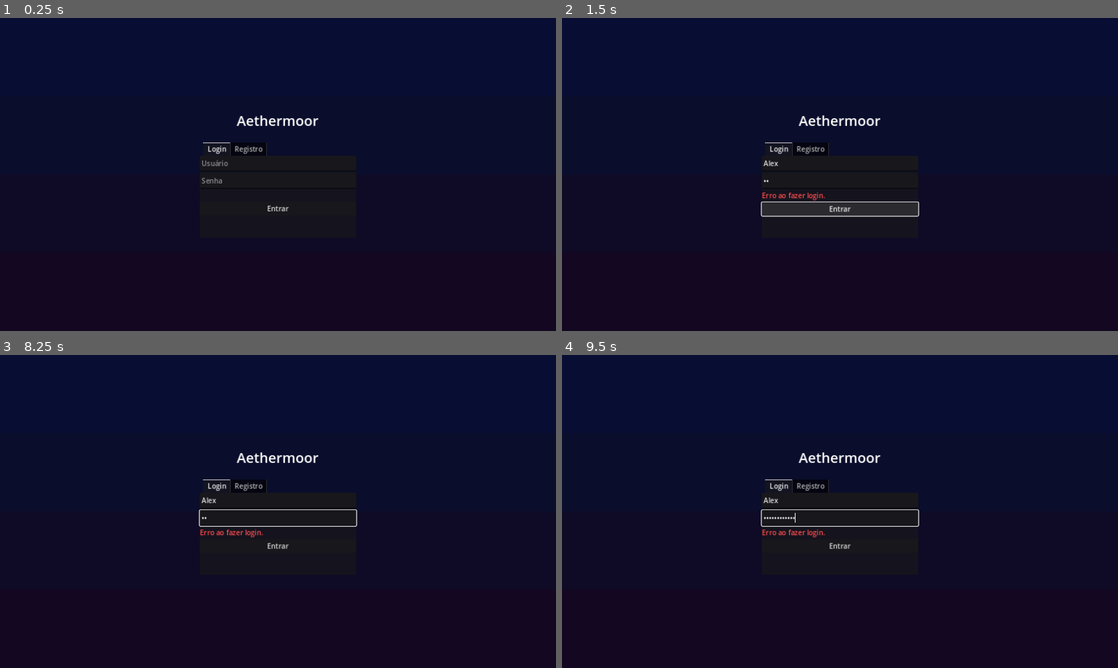
Above: before the commit, frames 1-4 (two rows, left to right).
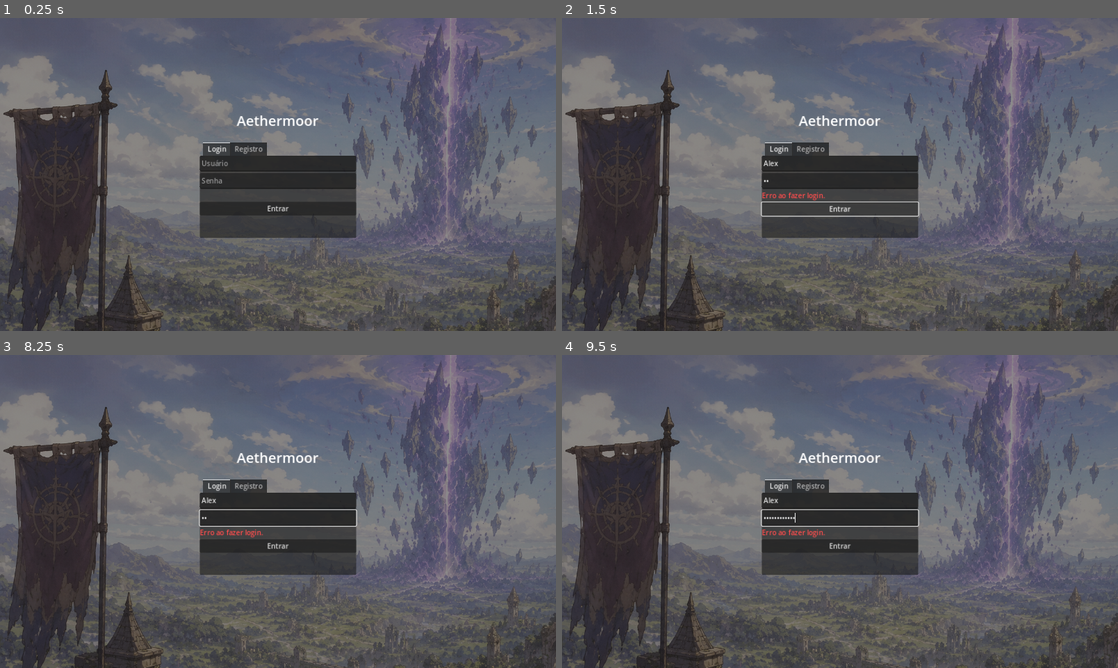
Above: after the commit, the same moments.

Repository: renash2me/Game-1.0
Game: Godot game, scene res://scenes/main_menu.tscn
Same seed, same stepped clock (60 frames per second), same inputs: the game is played once before the commit and once after it.
Inputs (mouse positions are in pixels of both pictures, inside the frame that each line leads up to):
- Up to frame 1 (0.25 s): no input
- Up to frame 2 (1.5 s): click (840, 165) at 0.52 s; type "Alex" at 0.6 s; click (840, 180) at 0.75 s; type "12" at 0.83 s; click "Entrar" at 1.25 s
- Up to frame 3 (8.25 s): click "Entrar" at 2 s; click "Entrar" at 2.75 s; tap Enter at 3.5, 5, 6.5 s; move the mouse to (400, 495) at 3.52 s; press the mouse at (400, 495) at 3.53 s; release the mouse at (400, 495) at 4.25 s; tap Space at 4.25, 5.75, 7.25 s; drag from (166, 527) to (250, 574) at 4.27 s; move the mouse to (333, 442) at 5.02 s; press the mouse at (333, 442) at 5.03 s; release the mouse at (333, 442) at 5.75 s; drag from (250, 574) to (111, 464) at 5.77 s; move the mouse to (444, 558) at 6.52 s; press the mouse at (444, 558) at 6.53 s; release the mouse at (444, 558) at 7.25 s; drag from (111, 464) to (194, 433) at 7.27 s; move the mouse to (305, 511) at 8.02 s; press the mouse at (305, 511) at 8.03 s
- Up to frame 4 (9.5 s): type "Aethermoor" at 8.75 s

The runs differ from the first frame. In frame 1, 96% of the frame differs, in the area x 0-100%, y 0-100%; in frame 2, 96%; in frame 3, 96%; in frame 4, 96%.

Commit message:
feat(client): imagem de fundo na tela de login
Adiciona arte conceitual do mundo Aethermoor como background do menu
principal (STRETCH_KEEP_ASPECT_COVERED) com overlay escuro 45% para
manter os paineis de login/registro legiveis.

Co-Authored-By: Claude Sonnet 4.6 <noreply@anthropic.com>
Claude-Session: https://claude.ai/code/session_01KzEqHDrWbGyHQtNhqA5Y96

Diff:
--- a/client/scripts/ui/main_menu.gd
+++ b/client/scripts/ui/main_menu.gd
@@ -13,24 +13,21 @@
 	GameState.clear()
 
 func _add_background() -> void:
-	# Simula gradiente com 4 faixas de cor
-	var colors : Array = [
-		Color(0.03, 0.05, 0.20),
-		Color(0.04, 0.05, 0.17),
-		Color(0.06, 0.04, 0.15),
-		Color(0.08, 0.03, 0.13),
-	]
-	for i in range(colors.size()):
-		var seg := ColorRect.new()
-		seg.color = colors[i]
-		seg.set_anchors_preset(Control.PRESET_FULL_RECT)
-		seg.anchor_top    = i * 0.25
-		seg.anchor_bottom = (i + 1) * 0.25
-		seg.offset_top    = 0
-		seg.offset_bottom = 0
-		seg.mouse_filter  = Control.MOUSE_FILTER_IGNORE
-		add_child(seg)
-		move_child(seg, i)
+	var bg := TextureRect.new()
+	bg.texture = load("res://assets/sprites/login_bg.png")
+	bg.stretch_mode = TextureRect.STRETCH_KEEP_ASPECT_COVERED
+	bg.set_anchors_preset(Control.PRESET_FULL_RECT)
+	bg.mouse_filter = Control.MOUSE_FILTER_IGNORE
+	add_child(bg)
+	move_child(bg, 0)
+
+	# Overlay escuro para os paineis ficarem legiveis
+	var overlay := ColorRect.new()
+	overlay.color = Color(0.0, 0.0, 0.0, 0.45)
+	overlay.set_anchors_preset(Control.PRESET_FULL_RECT)
+	overlay.mouse_filter = Control.MOUSE_FILTER_IGNORE
+	add_child(overlay)
+	move_child(overlay, 1)
 
 # ── Login ─────────────────────────────────────────────────────────────────────
 
Binary file added: client/assets/sprites/login_bg.png
